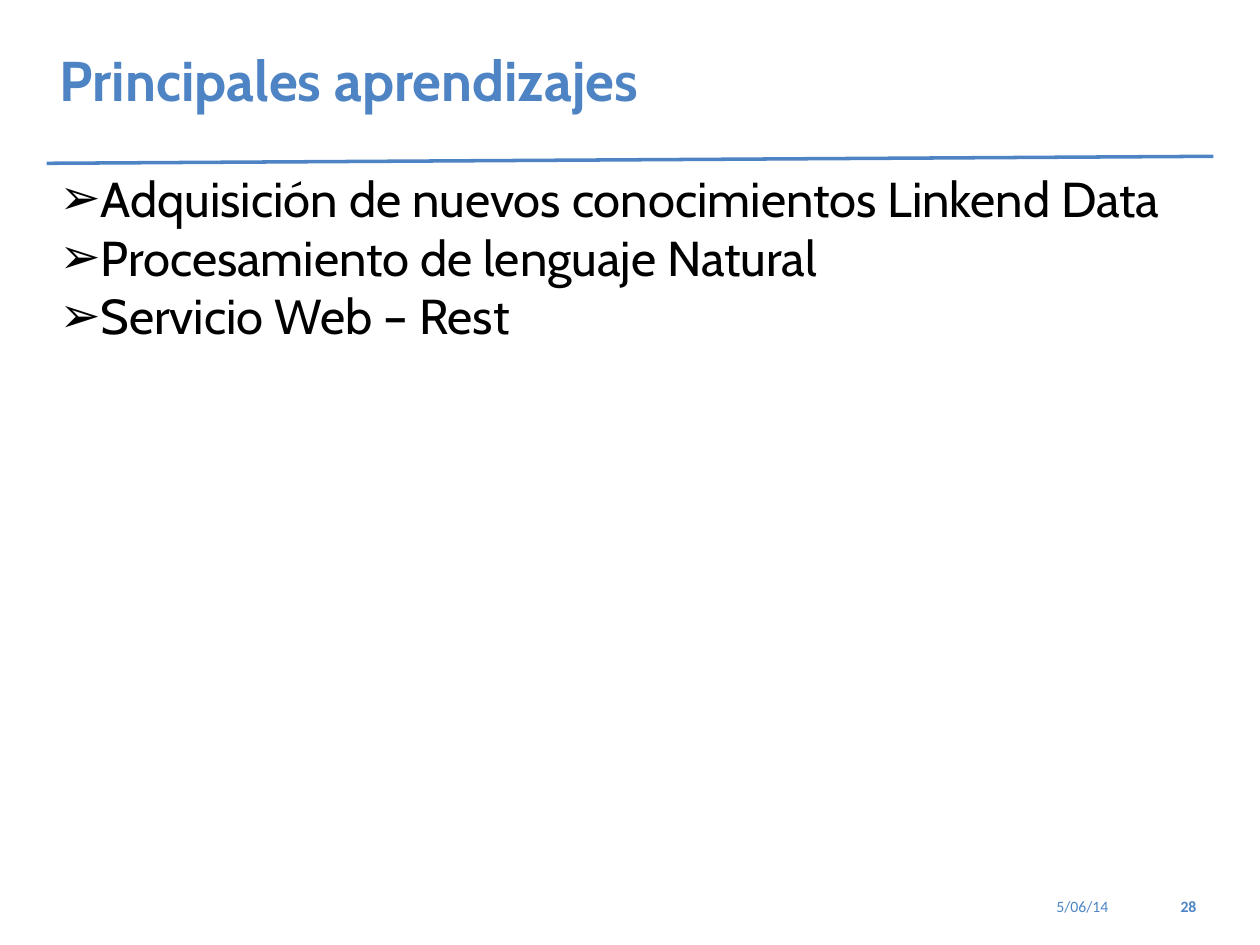
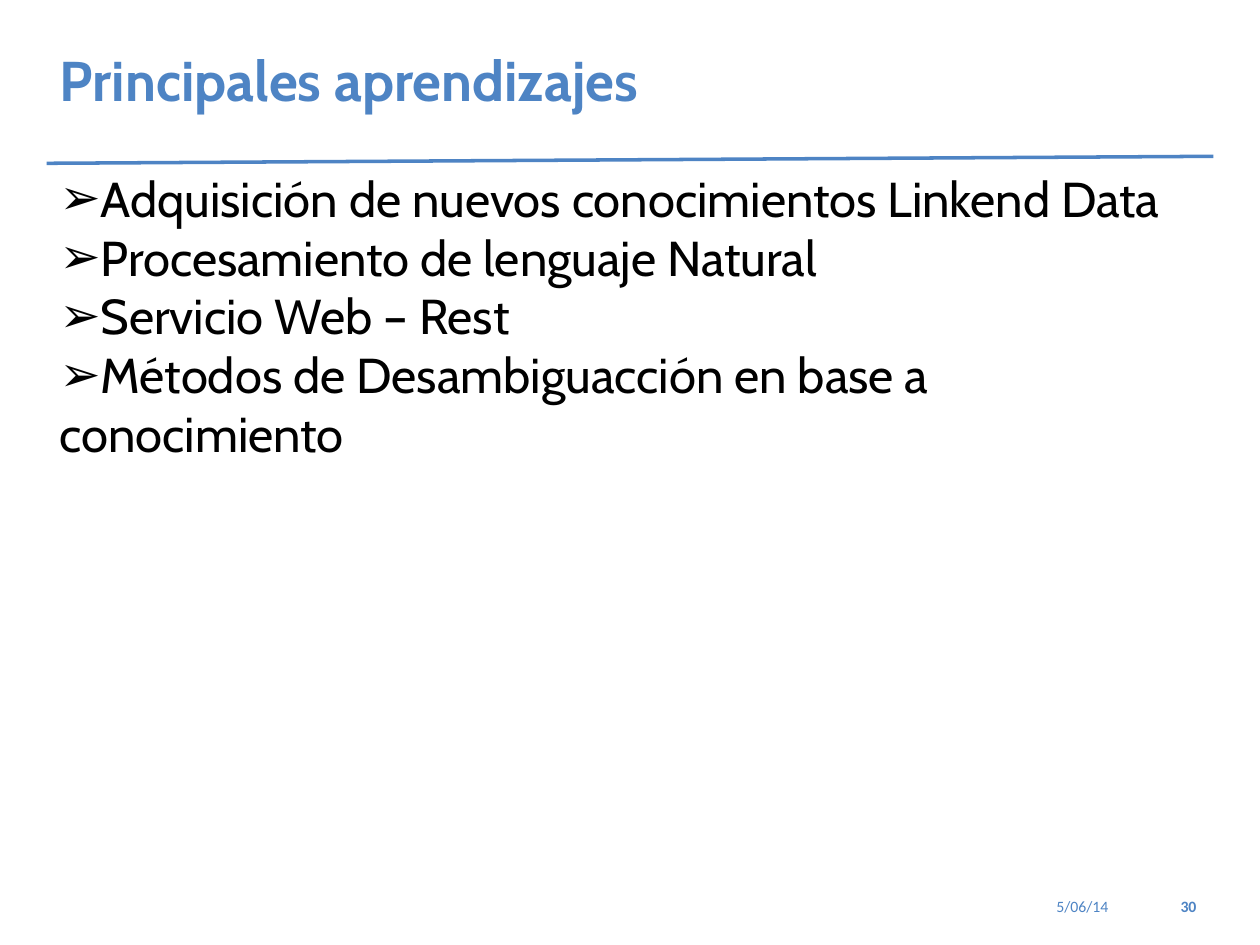
Before and after one commit to wfabricms/tesisDocument, a slide deck: slide 30 of presentacion/Presentacion Tesis 2014 - II.pptx (slide 28 before the commit). Drawn at 1260x945 pixels with LibreOffice and Linux fonts; fonts in the diff are those of the drawing. Boxes give left, top, right and bottom in pixels: in the first picture for what was removed or moved away, otherwise in the second. Text is boxed around its words. In the diff, an @@ line names an element or a change of style, - is before the commit and + after.

```diff
--- a/presentacion/Presentacion Tesis 2014 - II.pptx
+++ b/presentacion/Presentacion Tesis 2014 - II.pptx
@@ text at [60, 356, 929, 453]: paragraph added @@
+➢ Métodos de Desambiguacción en base a conocimiento
@@ page number at [1181, 901, 1197, 912]: text changed @@
-28
+30
```
Also in this commit, not shown: 11 other slides changed, 2 slides added, 22 other files.
